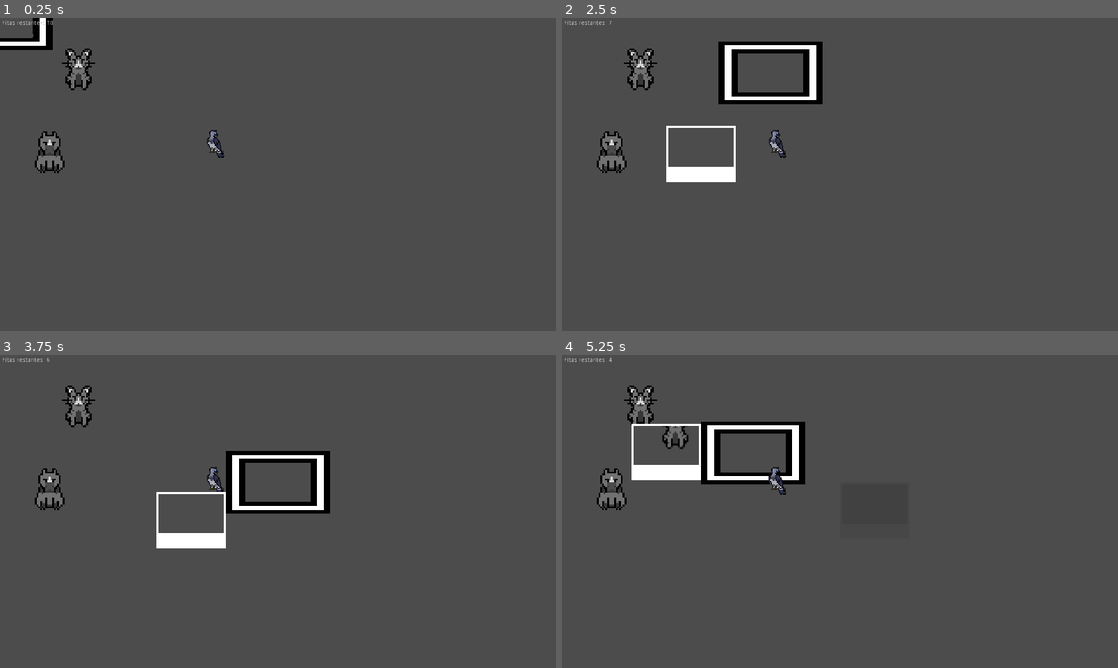
Above: before the commit, frames 1-4 (two rows, left to right).
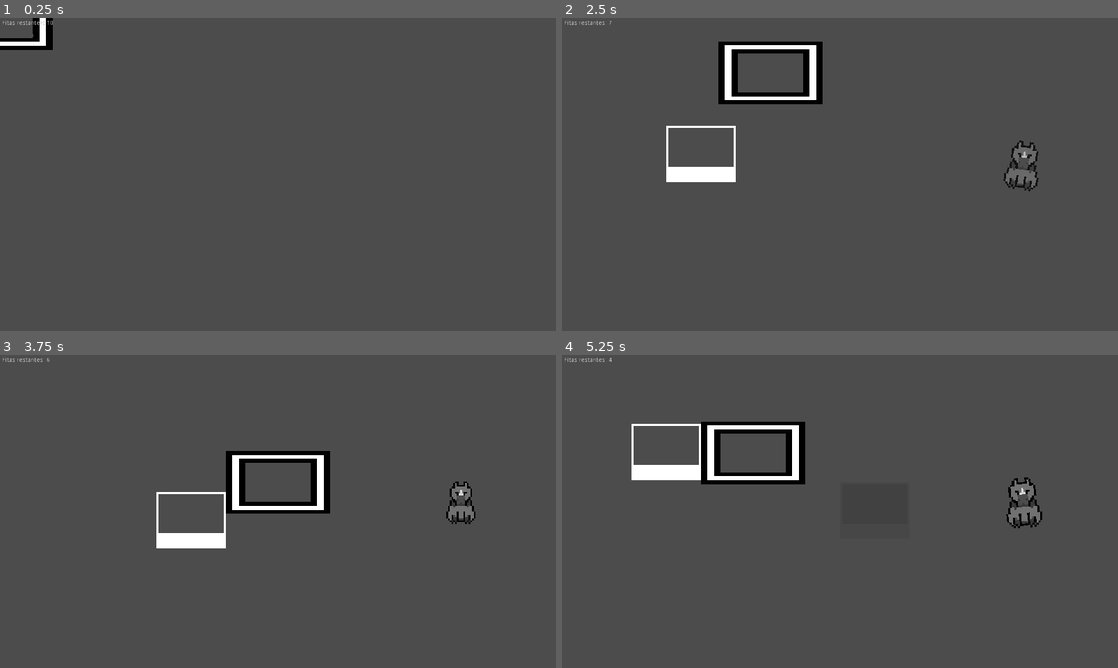
Above: after the commit, the same moments.

Repository: Dwahgon/fauna-em-foco
Game: Godot game, scene res://Fases/Jogo/Jogo.tscn
Two runs of this game, one before a commit and one after it. Both use one fixed random seed, a clock stepped at 60 frames per second and the inputs below. This scene is started directly instead of the project's main scene.
Inputs (mouse positions are in pixels of both pictures, inside the frame that each line leads up to):
- Up to frame 1 (0.25 s): no input
- Up to frame 2 (2.5 s): tap Enter (ui_accept) at 0.5, 0.77, 1.52 s; move the mouse to (962, 158) at 0.52 s; move the mouse to (728, 190) at 1.27 s; move the mouse to (895, 105) at 2.02 s
- Up to frame 3 (3.75 s): move the mouse to (250, 574) at 2.77 s; tap Enter (ui_accept) at 3.02 s; move the mouse to (444, 558) at 3.52 s
- Up to frame 4 (5.25 s): tap Enter (ui_accept) at 3.77, 4.52 s; move the mouse to (673, 464) at 4.27 s; move the mouse to (867, 511) at 5.02 s

The runs differ from the first frame. In frame 1, 1.0% of the frame differs, in the area x 6-41%, y 9-50%; in frame 2, 1.6%; in frame 3, 1.4%; in frame 4, 1.8%, in the area x 6-87%, y 9-56%.

Commit message:
feat: add random animal spawner

Diff:
--- a/Animais/Animal.gd
+++ b/Animais/Animal.gd
@@ -1,7 +1,33 @@
 extends Node2D
 
 export(int) var id_animal: int = 0
+var tempo_desaparecer: float = 0
+
+var _desaparecer = false
 
 func _ready():
 	var texture: StreamTexture = load("res://Assets/Sprites/"+Globais.dados_animais[str(id_animal)]["nome"]+".png")
 	$Sprite.texture = texture
+	modulate = Color.transparent
+
+
+func animar_aparecendo():
+	$AnimationPlayer.play("aparecendo")
+
+
+func animar_desaparecendo():
+	$AnimationPlayer.play_backwards("aparecendo")
+
+
+func _on_Timer_timeout():
+	animar_desaparecendo()
+	_desaparecer = true
+
+
+func _on_AnimationPlayer_animation_finished(anim_name):
+	if anim_name == "aparecendo":
+		if not _desaparecer:
+			$AnimationPlayer.play("idle")
+			$Timer.start(tempo_desaparecer)
+		else:
+			queue_free()
--- a/Animais/Animal.tscn
+++ b/Animais/Animal.tscn
@@ -1,9 +1,137 @@
-[gd_scene load_steps=3 format=2]
+[gd_scene load_steps=6 format=2]
 
 [ext_resource path="res://Animais/Animal.gd" type="Script" id=1]
 
 [sub_resource type="RectangleShape2D" id=1]
 extents = Vector2( 32, 32 )
+
+[sub_resource type="Animation" id=2]
+length = 0.001
+tracks/0/type = "value"
+tracks/0/path = NodePath(".:modulate")
+tracks/0/interp = 1
+tracks/0/loop_wrap = true
+tracks/0/imported = false
+tracks/0/enabled = true
+tracks/0/keys = {
+"times": PoolRealArray( 0 ),
+"transitions": PoolRealArray( 1 ),
+"update": 0,
+"values": [ Color( 1, 1, 1, 1 ) ]
+}
+tracks/1/type = "value"
+tracks/1/path = NodePath(".:scale")
+tracks/1/interp = 1
+tracks/1/loop_wrap = true
+tracks/1/imported = false
+tracks/1/enabled = true
+tracks/1/keys = {
+"times": PoolRealArray( 0 ),
+"transitions": PoolRealArray( 1 ),
+"update": 0,
+"values": [ Vector2( 1, 1 ) ]
+}
+tracks/2/type = "bezier"
+tracks/2/path = NodePath(".:rotation_degrees")
+tracks/2/interp = 1
+tracks/2/loop_wrap = true
+tracks/2/imported = false
+tracks/2/enabled = true
+tracks/2/keys = {
+"points": PoolRealArray( 0, -0.25, 0, 0.25, 0 ),
+"times": PoolRealArray( 0 )
+}
+tracks/3/type = "bezier"
+tracks/3/path = NodePath(".:scale:x")
+tracks/3/interp = 1
+tracks/3/loop_wrap = true
+tracks/3/imported = false
+tracks/3/enabled = true
+tracks/3/keys = {
+"points": PoolRealArray( 1, -0.25, 0, 0.25, 0 ),
+"times": PoolRealArray( 0 )
+}
+tracks/4/type = "bezier"
+tracks/4/path = NodePath(".:scale:y")
+tracks/4/interp = 1
+tracks/4/loop_wrap = true
+tracks/4/imported = false
+tracks/4/enabled = true
+tracks/4/keys = {
+"points": PoolRealArray( 1, -0.25, 0, 0.25, 0 ),
+"times": PoolRealArray( 0 )
+}
+
+[sub_resource type="Animation" id=3]
+resource_name = "aparecendo"
+step = 0.05
+tracks/0/type = "value"
+tracks/0/path = NodePath(".:modulate")
+tracks/0/interp = 1
+tracks/0/loop_wrap = true
+tracks/0/imported = false
+tracks/0/enabled = true
+tracks/0/keys = {
+"times": PoolRealArray( 0, 0.5 ),
+"transitions": PoolRealArray( 1, 1 ),
+"update": 0,
+"values": [ Color( 1, 1, 1, 0 ), Color( 1, 1, 1, 1 ) ]
+}
+tracks/1/type = "bezier"
+tracks/1/path = NodePath(".:scale:x")
+tracks/1/interp = 1
+tracks/1/loop_wrap = true
+tracks/1/imported = false
+tracks/1/enabled = true
+tracks/1/keys = {
+"points": PoolRealArray( 0.8, -0.25, 0, 0.25, 0, 1.2, -0.25, 0, 0.25, 0, 1, -0.25, 0, 0.25, 0 ),
+"times": PoolRealArray( 0, 0.5, 1 )
+}
+tracks/2/type = "bezier"
+tracks/2/path = NodePath(".:scale:y")
+tracks/2/interp = 1
+tracks/2/loop_wrap = true
+tracks/2/imported = false
+tracks/2/enabled = true
+tracks/2/keys = {
+"points": PoolRealArray( 0.8, -0.25, 0, 0.25, 0, 1.2, -0.25, 0, 0.25, 0, 1, -0.25, 0, 0.25, 0 ),
+"times": PoolRealArray( 0, 0.5, 1 )
+}
+tracks/3/type = "bezier"
+tracks/3/path = NodePath(".:rotation_degrees")
+tracks/3/interp = 1
+tracks/3/loop_wrap = true
+tracks/3/imported = false
+tracks/3/enabled = true
+tracks/3/keys = {
+"points": PoolRealArray( 5, -0.25, 0, 0.1, 0.0774117, 15, -0.1, -0.232252, 0.25, 0, -10, -0.25, 0, 0.15, 0.154293, 0, -0.15, -0.15537, 0.25, 0 ),
+"times": PoolRealArray( 0, 0.2, 0.7, 1 )
+}
+
+[sub_resource type="Animation" id=4]
+resource_name = "idle"
+length = 2.0
+loop = true
+tracks/0/type = "bezier"
+tracks/0/path = NodePath(".:scale:x")
+tracks/0/interp = 1
+tracks/0/loop_wrap = true
+tracks/0/imported = false
+tracks/0/enabled = true
+tracks/0/keys = {
+"points": PoolRealArray( 1.05, -0.25, 0, 0.25, 0, 0.95, -0.25, 0, 0.25, 0, 1.05, -0.25, 0, 0.25, 0 ),
+"times": PoolRealArray( 0, 1, 2 )
+}
+tracks/1/type = "bezier"
+tracks/1/path = NodePath(".:scale:y")
+tracks/1/interp = 1
+tracks/1/loop_wrap = true
+tracks/1/imported = false
+tracks/1/enabled = true
+tracks/1/keys = {
+"points": PoolRealArray( 0.95, -0.25, 0, 0.25, 0, 1.05, -0.25, 0, 0.25, 0, 0.95, -0.25, 0, 0.25, 0 ),
+"times": PoolRealArray( 0, 1, 2 )
+}
 
 [node name="Animal" type="Area2D"]
 script = ExtResource( 1 )
@@ -13,3 +141,13 @@
 
 [node name="CollisionShape2D" type="CollisionShape2D" parent="."]
 shape = SubResource( 1 )
+
+[node name="AnimationPlayer" type="AnimationPlayer" parent="."]
+anims/RESET = SubResource( 2 )
+anims/aparecendo = SubResource( 3 )
+anims/idle = SubResource( 4 )
+
+[node name="Timer" type="Timer" parent="."]
+
+[connection signal="animation_finished" from="AnimationPlayer" to="." method="_on_AnimationPlayer_animation_finished"]
+[connection signal="timeout" from="Timer" to="." method="_on_Timer_timeout"]
--- a/Fases/Jogo/Jogo.tscn
+++ b/Fases/Jogo/Jogo.tscn
@@ -1,11 +1,14 @@
-[gd_scene load_steps=6 format=2]
+[gd_scene load_steps=7 format=2]
 
 [ext_resource path="res://Fases/Jogo/Jogo.gd" type="Script" id=1]
-[ext_resource path="res://Animais/Animal.tscn" type="PackedScene" id=2]
+[ext_resource path="res://SpawnAnimal/SpawnAnimal.tscn" type="PackedScene" id=2]
 [ext_resource path="res://MaquinaFotografica/MaquinaFotografica.tscn" type="PackedScene" id=3]
 [ext_resource path="res://Interface/InterfaceJogo/InterfaceJogo.tscn" type="PackedScene" id=4]
 
 [sub_resource type="World" id=1]
+
+[sub_resource type="RectangleShape2D" id=2]
+extents = Vector2( 500, 300 )
 
 [node name="Jogo" type="Node"]
 script = ExtResource( 1 )
@@ -23,17 +26,15 @@
 [node name="MaquinaFotografica" parent="ViewportJogo/MundoJogo" instance=ExtResource( 3 )]
 tamanho_foto = Vector2( 150, 90 )
 
-[node name="Animal" parent="ViewportJogo/MundoJogo" instance=ExtResource( 2 )]
-position = Vector2( 179, 120 )
-id_animal = 17
+[node name="SpawnAnimal" parent="ViewportJogo/MundoJogo" instance=ExtResource( 2 )]
+position = Vector2( 600, 350 )
+animais_spawnaveis = [ 1, 13, 17 ]
+min_max_tempo_spawn = Vector2( 2, 10 )
+min_max_tempo_desaparecer = Vector2( 1, 4 )
+min_max_spawn_por_rodada = Vector2( 1, 3 )
 
-[node name="Animal2" parent="ViewportJogo/MundoJogo" instance=ExtResource( 2 )]
-position = Vector2( 495, 289 )
-id_animal = 1
-
-[node name="Animal3" parent="ViewportJogo/MundoJogo" instance=ExtResource( 2 )]
-position = Vector2( 114, 306 )
-id_animal = 13
+[node name="CollisionShape2D" parent="ViewportJogo/MundoJogo/SpawnAnimal" index="0"]
+shape = SubResource( 2 )
 
 [node name="Interface" parent="." instance=ExtResource( 4 )]
 
@@ -41,4 +42,5 @@
 [connection signal="foto_tirada" from="ViewportJogo/MundoJogo/MaquinaFotografica" to="." method="_on_MaquinaFotogrfica_foto_tirada"]
 [connection signal="foto_tirada" from="ViewportJogo/MundoJogo/MaquinaFotografica" to="Interface/Flash" method="_on_MaquinaFotogrfica_foto_tirada"]
 
+[editable path="ViewportJogo/MundoJogo/SpawnAnimal"]
 [editable path="Interface"]
--- /dev/null
+++ b/SpawnAnimal/SpawnAnimal.gd
@@ -0,0 +1,41 @@
+extends Node2D
+
+const CENA_ANIMAL = preload("res://Animais/Animal.tscn")
+
+export(Array, int) var animais_spawnaveis = []
+export(Vector2) var min_max_tempo_spawn := Vector2.ONE
+export(Vector2) var min_max_tempo_desaparecer := Vector2.ONE
+export(Vector2) var min_max_spawn_por_rodada := Vector2.ONE
+
+var retangulo_spawn: Rect2
+
+
+func _ready():
+	var formato = $CollisionShape2D.shape.extents
+	retangulo_spawn = Rect2($CollisionShape2D.global_position - formato, formato * 2)
+	_iniciar_timer()
+
+
+func _iniciar_timer():
+	randomize()
+	$Timer.start(rand_range(min_max_tempo_spawn.x, min_max_tempo_spawn.y))
+
+
+func _spawnar_animal():
+	randomize()
+	var id_animal = animais_spawnaveis[randi() % animais_spawnaveis.size()]
+	var pos = retangulo_spawn.position + Vector2(randf() * retangulo_spawn.size.x, randf() * retangulo_spawn.size.y)
+	var instance_animal = CENA_ANIMAL.instance()
+
+	instance_animal.global_position = pos
+	instance_animal.id_animal = id_animal
+	instance_animal.tempo_desaparecer = rand_range(min_max_tempo_desaparecer.x, min_max_tempo_desaparecer.y)
+	instance_animal.animar_aparecendo()
+	get_parent().call_deferred("add_child", instance_animal)
+	_iniciar_timer()
+
+
+func _on_Timer_timeout():
+	randomize()
+	for _i in range(rand_range(min_max_spawn_por_rodada.x, min_max_spawn_por_rodada.y)):
+		_spawnar_animal()
--- /dev/null
+++ b/SpawnAnimal/SpawnAnimal.tscn
@@ -0,0 +1,22 @@
+[gd_scene load_steps=2 format=2]
+
+[ext_resource path="res://SpawnAnimal/SpawnAnimal.gd" type="Script" id=1]
+
+[node name="SpawnAnimal" type="Area2D"]
+collision_layer = 0
+collision_mask = 0
+input_pickable = false
+monitoring = false
+monitorable = false
+script = ExtResource( 1 )
+__meta__ = {
+"_edit_group_": true
+}
+
+[node name="CollisionShape2D" type="CollisionShape2D" parent="."]
+disabled = true
+
+[node name="Timer" type="Timer" parent="."]
+one_shot = true
+
+[connection signal="timeout" from="Timer" to="." method="_on_Timer_timeout"]
